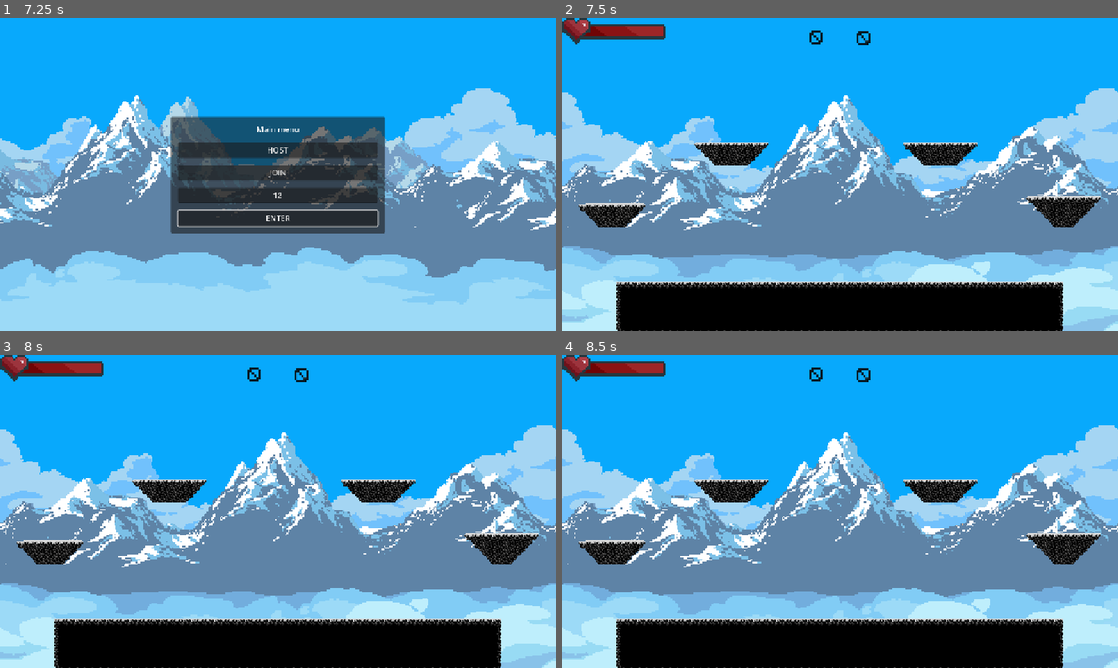
Above: before the commit, frames 1-4 (two rows, left to right).
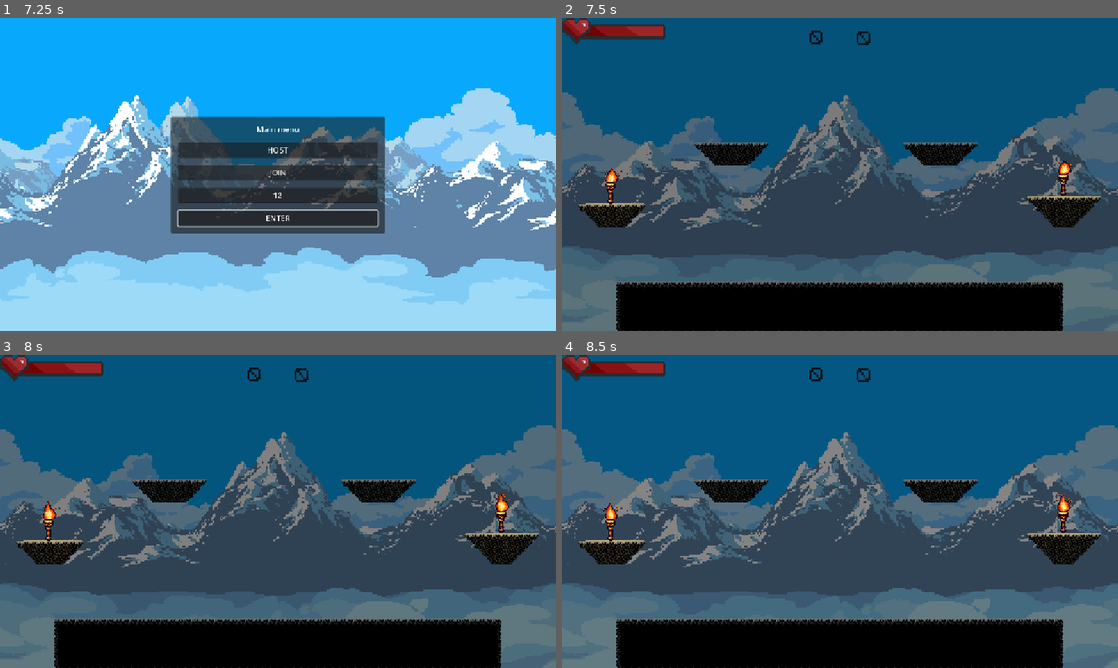
Above: after the commit, the same moments.

Repository: MilDevelop/dynamic-attack
Game: Godot game, scene res://World/main.tscn
Same seed, same stepped clock (60 frames per second), same inputs: the game is played once before the commit and once after it. The engine's default icon, where the game draws it, is replaced by a stand-in: a white triangle on a blue panel in a dark square.
Inputs (mouse positions are in pixels of both pictures, inside the frame that each line leads up to):
- Up to frame 1 (7.25 s): click (278, 196) at 0.52 s; type "12" at 0.6 s; click "ENTER" at 1.25 s; click "ENTER" at 2 s; tap Enter (ui_accept) at 2.75, 3.02, 3.77, 5.27, 6.02, 6.77 s; move the mouse to (400, 158) at 2.77 s; hold Shift (sit) 2.78-3.53 s; hold D (ui_right) 2.78-4.28 s; move the mouse to (166, 190) at 3.52 s; right-click (166, 190) at 3.6 s; tap Shift (sit) at 3.8, 5.1, 6.8 s; move the mouse to (333, 105) at 4.27 s; hold A (ui_left) 4.28-5.03 s; hold Shift (sit) 4.28-5.03 s; click (333, 105) at 4.35 s; move the mouse to (250, 237) at 5.02 s; hold D (ui_right) 5.03-6.53 s; move the mouse to (444, 221) at 5.77 s; hold Shift (sit) 5.78-6.53 s; move the mouse to (111, 127) at 6.52 s; hold A (ui_left) from 6.53 s (still down); right-click (111, 127) at 6.6 s
- Up to frame 2 (7.5 s): move the mouse to (867, 174) at 7.27 s; release A (ui_left) at 7.28 s; hold D (ui_right) from 7.28 s (still down); hold Shift (sit) from 7.28 s (still down); click (867, 174) at 7.35 s
- Up to frame 3 (8 s): keep holding D (ui_right); keep holding Shift (sit)
- Up to frame 4 (8.5 s): tap Enter (ui_accept) at 8, 8.27 s; move the mouse to (756, 433) at 8.02 s; release D (ui_right) at 8.03 s; release Shift (sit) at 8.03 s; hold A (ui_left) from 8.03 s (still down); tap Shift (sit) at 8.1 s

Frame 1 is identical in both runs. In frame 2, 85% of the frame differs, in the area x 0-100%, y 0-100%; in frame 3, 85%; in frame 4, 85%.

Commit message:
Light commit

Diff:
--- a/Menu and Connection/control.gd
+++ b/Menu and Connection/control.gd
@@ -72,6 +72,18 @@
 	multiplayer.set_deferred(&"multiplayer_peer", null)
 	show_items()
 
+@rpc("call_local", "reliable")
+func respawn_everyone():
+	if multiplayer.is_server():
+		for node in get_tree().get_nodes_in_group("Player"):
+			Signals.Number_of_Players -= 1
+			node.get_parent().remove_child(node)
+			node.queue_free()
+		_add_player()
+		for id : int in multiplayer.get_peers():
+			_add_player(id)
+	get_parent()._ready()
+
 func UPnP_setup():
 	var UPnP = UPNP.new()
 	var discover_result = UPnP.discover()
--- a/Player/player.gd
+++ b/Player/player.gd
@@ -275,16 +275,13 @@
 		set_velocity(got_velocity)
 	emit_signal("health_changed", health)
 	if health <= 0:
-		rpc("death_and_reboot")
+		death_and_reboot.rpc()
 
 @rpc("any_peer", "call_local")
 func death_and_reboot():
 	health = 0
 	deaths += 1
-	if deaths >= 3:
-		deaths = 0
-		queue_free()
-	else:
+	if deaths < 3:
 		var rng = RandomNumberGenerator.new()
 		rng.randomize()
 		if Host_Player:
@@ -295,8 +292,16 @@
 			Winner = true
 		velocity = Vector2.ZERO
 		health = max_hp
-	emit_signal("new_winner", Winner)
-	emit_signal("health_changed", health)
+		emit_signal("health_changed", health)
+		emit_signal("new_winner", Winner)
+	else:
+		deaths = 0
+		health = 0
+		emit_signal("health_changed", health)
+		emit_signal("new_winner", Winner)
+		queue_free()
+
+
 
 func define_hign_damage(high):
 	return round((abs(high[1] - high[0])) / 100) * Base_Fall_damage
--- a/Player/player.tscn
+++ b/Player/player.tscn
@@ -1,9 +1,10 @@
-[gd_scene load_steps=81 format=3 uid="uid://c3psn3meyx04p"]
+[gd_scene load_steps=82 format=3 uid="uid://c3psn3meyx04p"]
 
 [ext_resource type="Script" uid="uid://dpjlwt00ter3p" path="res://Player/player.gd" id="1_23ykw"]
 [ext_resource type="Texture2D" uid="uid://cb1jyh8580na1" path="res://Textures/adventurer-Sheet.png" id="2_i8krh"]
 [ext_resource type="Texture2D" uid="uid://b422fms64tsmh" path="res://Textures/adventurer-v1.5-Sheet.png" id="3_psyry"]
 [ext_resource type="Texture2D" uid="uid://d4eifisp1im4" path="res://Textures/adventurer-hand-combat-Sheet.png" id="4_fjqp5"]
+[ext_resource type="Texture2D" uid="uid://dbggc35iu6ioh" path="res://Textures/2d_lights_and_shadows_neutral_point_light.webp" id="5_k53q1"]
 
 [sub_resource type="AtlasTexture" id="AtlasTexture_ak13x"]
 atlas = ExtResource("2_i8krh")
@@ -1007,6 +1008,12 @@
 offset_bottom = -39.0
 horizontal_alignment = 1
 
+[node name="PointLight2D" type="PointLight2D" parent="."]
+position = Vector2(1, -11.875)
+scale = Vector2(0.464844, 0.415039)
+energy = 0.5
+texture = ExtResource("5_k53q1")
+
 [connection signal="area_entered" from="AttackDirectionUP/HitBoxUP" to="." method="_on_hit_box_up_area_entered"]
 [connection signal="area_entered" from="AttackDirectionDOWN/hitBoxDOWN" to="." method="_on_hit_box_down_area_entered"]
 [connection signal="area_entered" from="AttackDirectionSLIDE/hitBoxSLIDE" to="." method="_on_hit_box_slide_area_entered"]
--- /dev/null
+++ b/World/game.gd
@@ -0,0 +1,51 @@
+extends Node2D
+
+enum {
+	MORNING,
+	DAY,
+	EVENING,
+	NIGHT
+}
+
+@onready var light = $Light/DirectionalLight2D
+@onready var Lighters = $Light/PointLighters/AnimatedWorldSptites
+@onready var Pointers = $Light/PointLighters
+
+var state = MORNING
+
+func _process(delta: float) -> void:
+	for nodes in Lighters.get_children():
+		nodes.play("default")
+
+	match state:
+		MORNING:
+			morning_state.rpc()
+		EVENING:
+			evening_state.rpc()
+
+@rpc("any_peer" ,"call_local", "reliable")
+func morning_state():
+	var tween = get_tree().create_tween()
+	tween.tween_property(light, "energy", 0.0, 30)
+	dynamic_light(false)
+
+@rpc("any_peer", "call_local", "reliable")
+func evening_state():
+	var tween = get_tree().create_tween()
+	tween.tween_property(light, "energy", 0.85, 30)
+	dynamic_light(true)
+
+func dynamic_light(light : bool):
+	var point = 1.0
+	if !light:
+		point = 0.0
+	for node in Pointers.get_children():
+		var tween_substrack = get_tree().create_tween()
+		if node.name != "AnimatedWorldSptites":
+			tween_substrack.tween_property(node, "energy", point, 30)
+
+func _on_day_night_timeout() -> void:
+	if state == 3:
+		state = 0
+		return
+	state += 1
--- a/World/main.gd
+++ b/World/main.gd
@@ -12,7 +12,6 @@
 
 var Temporary_Menu : bool = false
 var Wins : Array
-var LastConectionPlayer
 
 func _ready() -> void:
 	Signals.transfer.connect(_spawn)
@@ -32,9 +31,6 @@
 	else:
 		temp_mn.hide()
 
-	if Wins[0] == 3 or Wins[1] == 3:
-		pass
-
 	if Signals.Number_of_Players == 1:
 		Wins = [0, 0]
 
@@ -47,9 +43,11 @@
 	heatlhs_bar.value = int((new_health * 78) / 100)
 	HP_Value.text = str(new_health)
 
+func zero_value_GUI():
+	heatlhs_bar.value = 0
+
 func _spawn(gamer):
 	call_deferred("add_child", gamer)
-	LastConectionPlayer = gamer
 
 func _on_new_winner(winner_player : bool):
 	if winner_player:
@@ -69,4 +67,4 @@
 	Temporary_Menu = !Temporary_Menu
 
 func _on_new_game_pressed() -> void:
-	_spawn(LastConectionPlayer)
+	control.respawn_everyone.rpc()
--- a/World/main.tscn
+++ b/World/main.tscn
@@ -1,7 +1,8 @@
-[gd_scene load_steps=18 format=3 uid="uid://dki78b71pr0ox"]
+[gd_scene load_steps=30 format=3 uid="uid://dki78b71pr0ox"]
 
 [ext_resource type="Script" uid="uid://bdle02vlj43xn" path="res://World/main.gd" id="1_a5u3i"]
 [ext_resource type="PackedScene" uid="uid://2ldlmdimw64p" path="res://Menu and Connection/control.tscn" id="2_noabd"]
+[ext_resource type="Script" uid="uid://brfxkl8ioncl7" path="res://World/game.gd" id="3_4pper"]
 [ext_resource type="Texture2D" uid="uid://ytylutwrwxv1" path="res://Textures/Glacial-mountains-parallax-background_vnitti/Layers/sky.png" id="3_knlfl"]
 [ext_resource type="Texture2D" uid="uid://c2fsrcp8qxcq2" path="res://Textures/Glacial-mountains-parallax-background_vnitti/Layers/clouds_bg.png" id="4_mctev"]
 [ext_resource type="Texture2D" uid="uid://cwfsg8ifq7l4d" path="res://Textures/Glacial-mountains-parallax-background_vnitti/Layers/glacial_mountains_lightened.png" id="5_l81nc"]
@@ -15,6 +16,8 @@
 [ext_resource type="PackedScene" uid="uid://c3uu3wflltxn7" path="res://World/temporary_menu.tscn" id="13_871ix"]
 [ext_resource type="PackedScene" uid="uid://ceotlbyqwmmi3" path="res://World/test_mobe.tscn" id="13_jr3hh"]
 [ext_resource type="PackedScene" uid="uid://sfp7krl8b28r" path="res://World/counters.tscn" id="14_ovush"]
+[ext_resource type="Texture2D" uid="uid://cysqbby30usat" path="res://Textures/Torch Animated.png" id="17_r6hqv"]
+[ext_resource type="Texture2D" uid="uid://dbggc35iu6ioh" path="res://Textures/2d_lights_and_shadows_neutral_point_light.webp" id="18_lh7yw"]
 
 [sub_resource type="TileSetAtlasSource" id="TileSetAtlasSource_4ju0b"]
 texture = ExtResource("10_2eia8")
@@ -143,6 +146,70 @@
 physics_layer_0/collision_layer = 1
 sources/0 = SubResource("TileSetAtlasSource_4ju0b")
 
+[sub_resource type="AtlasTexture" id="AtlasTexture_lh7yw"]
+atlas = ExtResource("17_r6hqv")
+region = Rect2(0, 0, 64, 64)
+
+[sub_resource type="AtlasTexture" id="AtlasTexture_scvq1"]
+atlas = ExtResource("17_r6hqv")
+region = Rect2(64, 0, 64, 64)
+
+[sub_resource type="AtlasTexture" id="AtlasTexture_m0hhd"]
+atlas = ExtResource("17_r6hqv")
+region = Rect2(128, 0, 64, 64)
+
+[sub_resource type="AtlasTexture" id="AtlasTexture_rqan7"]
+atlas = ExtResource("17_r6hqv")
+region = Rect2(192, 0, 64, 64)
+
+[sub_resource type="AtlasTexture" id="AtlasTexture_44n3w"]
+atlas = ExtResource("17_r6hqv")
+region = Rect2(0, 64, 64, 64)
+
+[sub_resource type="AtlasTexture" id="AtlasTexture_2sp6a"]
+atlas = ExtResource("17_r6hqv")
+region = Rect2(64, 64, 64, 64)
+
+[sub_resource type="AtlasTexture" id="AtlasTexture_6y664"]
+atlas = ExtResource("17_r6hqv")
+region = Rect2(128, 64, 64, 64)
+
+[sub_resource type="AtlasTexture" id="AtlasTexture_ixdso"]
+atlas = ExtResource("17_r6hqv")
+region = Rect2(192, 64, 64, 64)
+
+[sub_resource type="SpriteFrames" id="SpriteFrames_5iy0x"]
+animations = [{
+"frames": [{
+"duration": 1.0,
+"texture": SubResource("AtlasTexture_lh7yw")
+}, {
+"duration": 1.0,
+"texture": SubResource("AtlasTexture_scvq1")
+}, {
+"duration": 1.0,
+"texture": SubResource("AtlasTexture_m0hhd")
+}, {
+"duration": 1.0,
+"texture": SubResource("AtlasTexture_rqan7")
+}, {
+"duration": 1.0,
+"texture": SubResource("AtlasTexture_44n3w")
+}, {
+"duration": 1.0,
+"texture": SubResource("AtlasTexture_2sp6a")
+}, {
+"duration": 1.0,
+"texture": SubResource("AtlasTexture_6y664")
+}, {
+"duration": 1.0,
+"texture": SubResource("AtlasTexture_ixdso")
+}],
+"loop": true,
+"name": &"default",
+"speed": 10.0
+}]
+
 [node name="Main" type="Node2D"]
 script = ExtResource("1_a5u3i")
 
@@ -158,8 +225,10 @@
 
 [node name="Game" type="Node2D" parent="."]
 visible = false
+script = ExtResource("3_4pper")
 
 [node name="ParallaxBackground" type="ParallaxBackground" parent="Game"]
+layer = -1
 visible = false
 
 [node name="ParallaxLayer1" type="ParallaxLayer" parent="Game/ParallaxBackground"]
@@ -260,9 +329,47 @@
 [node name="TestMobe" parent="Game" instance=ExtResource("13_jr3hh")]
 position = Vector2(664, 372)
 
+[node name="Light" type="Node2D" parent="Game"]
+
+[node name="DirectionalLight2D" type="DirectionalLight2D" parent="Game/Light"]
+energy = 0.85
+blend_mode = 1
+range_layer_min = -1
+
+[node name="DayNight" type="Timer" parent="Game/Light"]
+wait_time = 30.0
+autostart = true
+
+[node name="PointLighters" type="Node2D" parent="Game/Light"]
+
+[node name="AnimatedWorldSptites" type="Node2D" parent="Game/Light/PointLighters"]
+
+[node name="Torch1" type="AnimatedSprite2D" parent="Game/Light/PointLighters/AnimatedWorldSptites"]
+position = Vector2(103, 344)
+scale = Vector2(1.82422, 1.78906)
+sprite_frames = SubResource("SpriteFrames_5iy0x")
+
+[node name="Torch2" type="AnimatedSprite2D" parent="Game/Light/PointLighters/AnimatedWorldSptites"]
+position = Vector2(1041, 327)
+scale = Vector2(1.8479, 1.80566)
+sprite_frames = SubResource("SpriteFrames_5iy0x")
+
+[node name="TorchLight1" type="PointLight2D" parent="Game/Light/PointLighters"]
+position = Vector2(100, 332)
+scale = Vector2(1.0293, 1.04492)
+color = Color(1, 0.705882, 0.180392, 1)
+texture = ExtResource("18_lh7yw")
+
+[node name="TorchLight2" type="PointLight2D" parent="Game/Light/PointLighters"]
+position = Vector2(1040, 316)
+scale = Vector2(1.0293, 1.04492)
+color = Color(1, 0.788235, 0.176471, 1)
+texture = ExtResource("18_lh7yw")
+
 [connection signal="pressed" from="Game/GUI/TemporaryMenu/Panel/VBoxContainer/Resume" to="." method="_on_resume_pressed"]
 [connection signal="pressed" from="Game/GUI/TemporaryMenu/Panel/VBoxContainer/Quit" to="Control" method="_on_quit_pressed"]
 [connection signal="pressed" from="Game/GUI/TemporaryMenu/Panel/VBoxContainer/New Game" to="." method="_on_new_game_pressed"]
+[connection signal="timeout" from="Game/Light/DayNight" to="Game" method="_on_day_night_timeout"]
 
 [editable path="Control"]
 [editable path="Game/GUI/TemporaryMenu"]
Binary file added: Textures/2d_lights_and_shadows_neutral_point_light.webp
Not shown, added: Textures/2d_lights_and_shadows_neutral_point_light.webp.import
Binary file added: Textures/Torch Animated.png
Not shown, added: Textures/Torch Animated.png.import
Not shown, added: World/game.gd.uid
